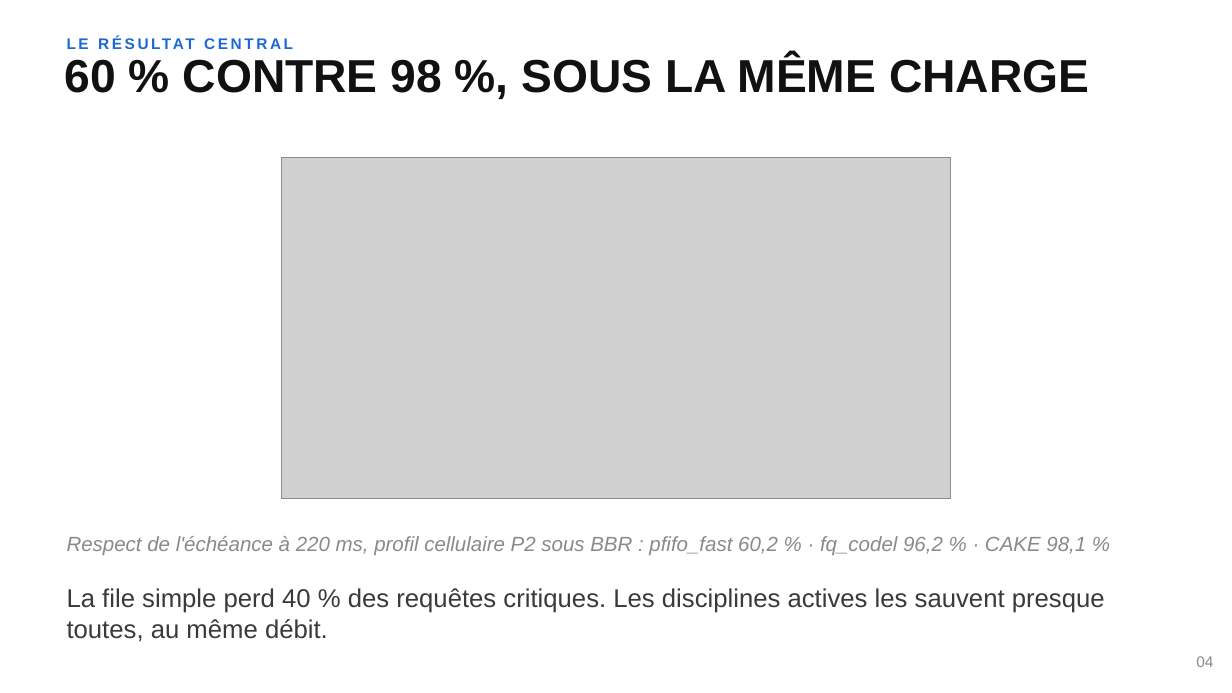
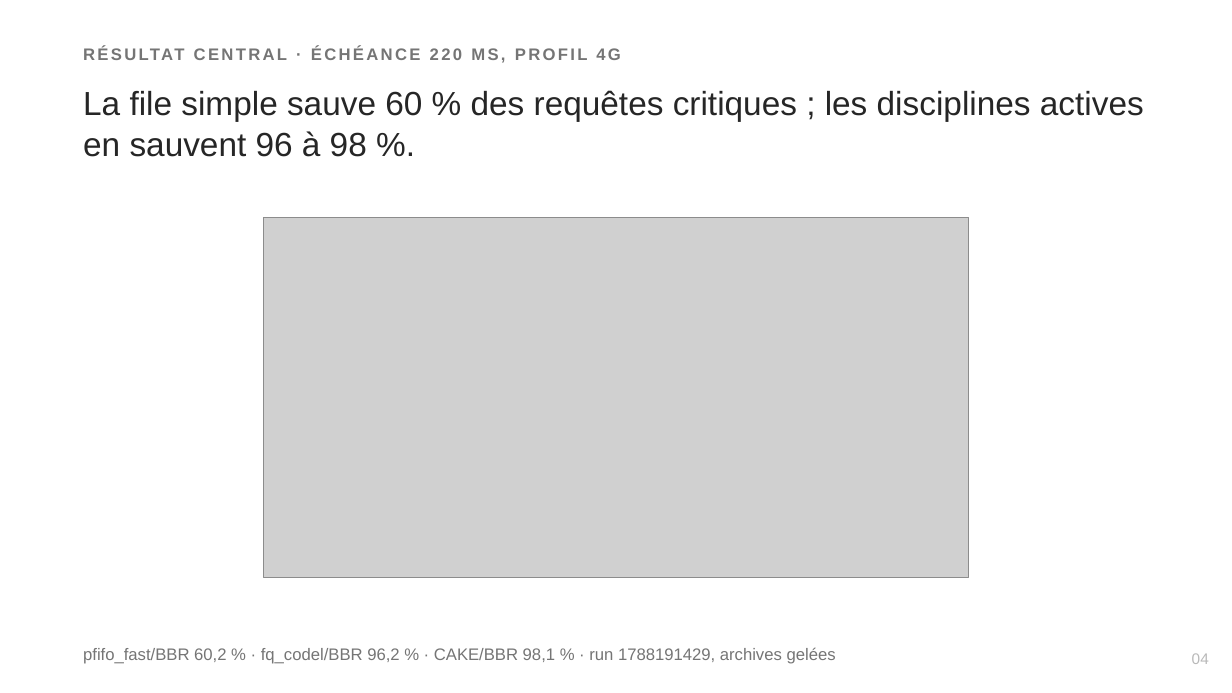
Before and after one commit to Realms4239/cgo, a slide deck: slide 4 of book/soutenance.pptx. Drawn at 1232x693 pixels with LibreOffice and Linux fonts; fonts in the diff are those of the drawing; grey boxes stand for pictures. Boxes give left, top, right and bottom in pixels: in the first picture for what was removed or moved away, otherwise in the second. Text is boxed around its words. In the diff, an @@ line names an element or a change of style, - is before the commit and + after.

```diff
--- a/book/soutenance.pptx
+++ b/book/soutenance.pptx
@@ text at (83, 39, 915, 68): text changed; size 12 to 13 pt; text colour #1C69D4 to #757575 @@
-LE RÉSULTAT CENTRAL
+RÉSULTAT CENTRAL · ÉCHÉANCE 220 MS, PROFIL 4G
@@ text at (83, 90, 1144, 157): text changed; size 36 to 26 pt; text colour #111111 to #262626; bold off @@
-60 % CONTRE 98 %, SOUS LA MÊME CHARGE
+La file simple sauve 60 % des requêtes critiques ; les disciplines actives en sauvent 96 à 98 %.
@@ picture: place and size @@
-picture at (282, 157, 951, 499)
+picture at (263, 217, 969, 578)
@@ text removed at (67, 588, 1105, 642) @@
-La file simple perd 40 % des requêtes critiques. Les disciplines actives les sauvent presque toutes, au même débit.
@@ text at (83, 648, 836, 664): text changed; size 16 to 13 pt; text colour #8A8A8A to #757575; italic off @@
-Respect de l'échéance à 220 ms, profil cellulaire P2 sous BBR : pfifo_fast 60,2 % · fq_codel 96,2 % · CAKE 98,1 %
+pfifo_fast/BBR 60,2 % · fq_codel/BBR 96,2 % · CAKE/BBR 98,1 % · run 1788191429, archives gelées
@@ text "pfifo_fast/BBR 60,2 % · fq_codel/BBR ..." at (83, 648, 836, 664): vertical alignment top to middle @@
@@ text "04" at (1192, 653, 1209, 664): text colour #8A8A8A to #B9B9B9 @@
```
Also in this commit, not shown: 20 other slides changed, 5 slides added, 5 slides removed, 4 other files.
